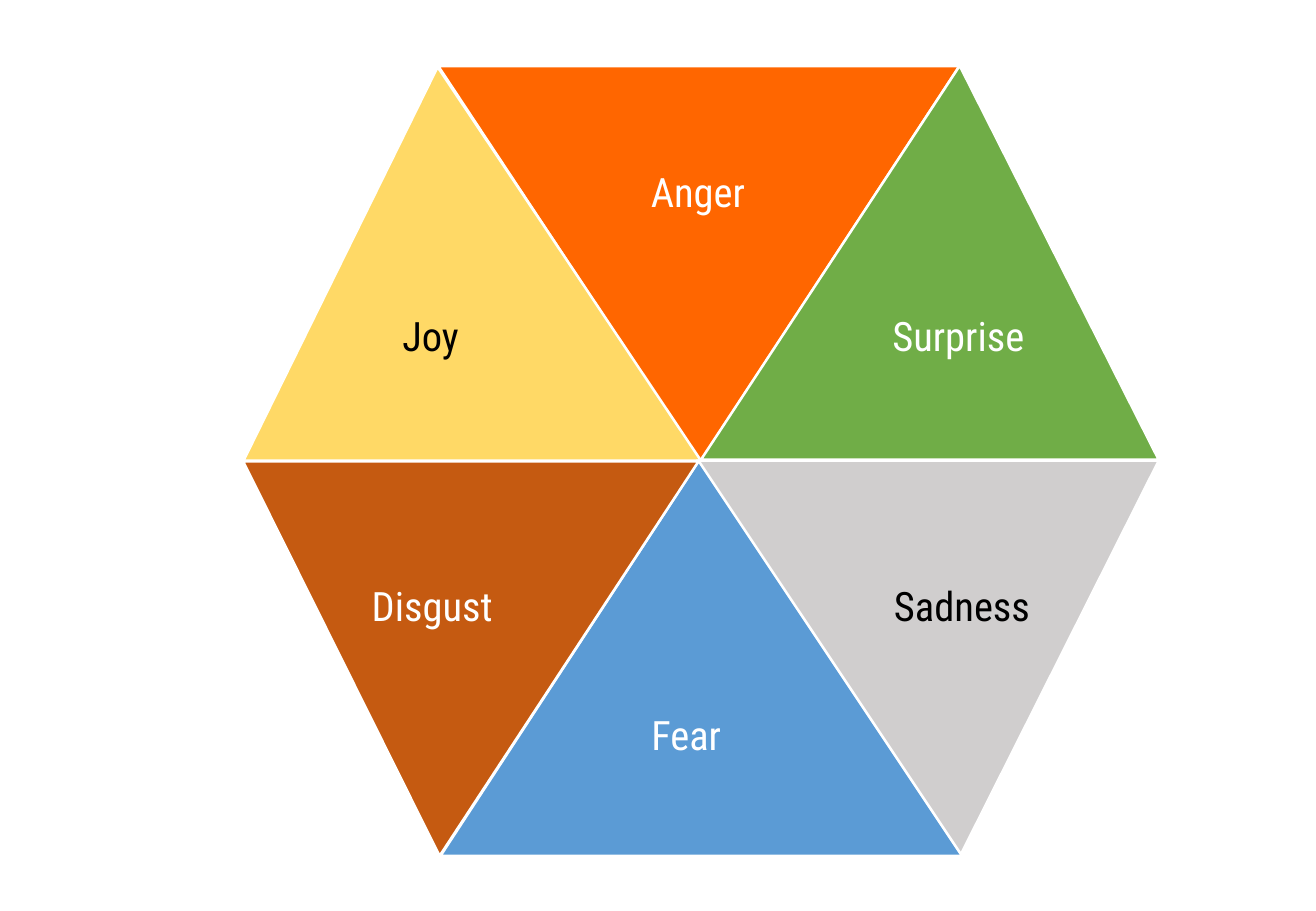
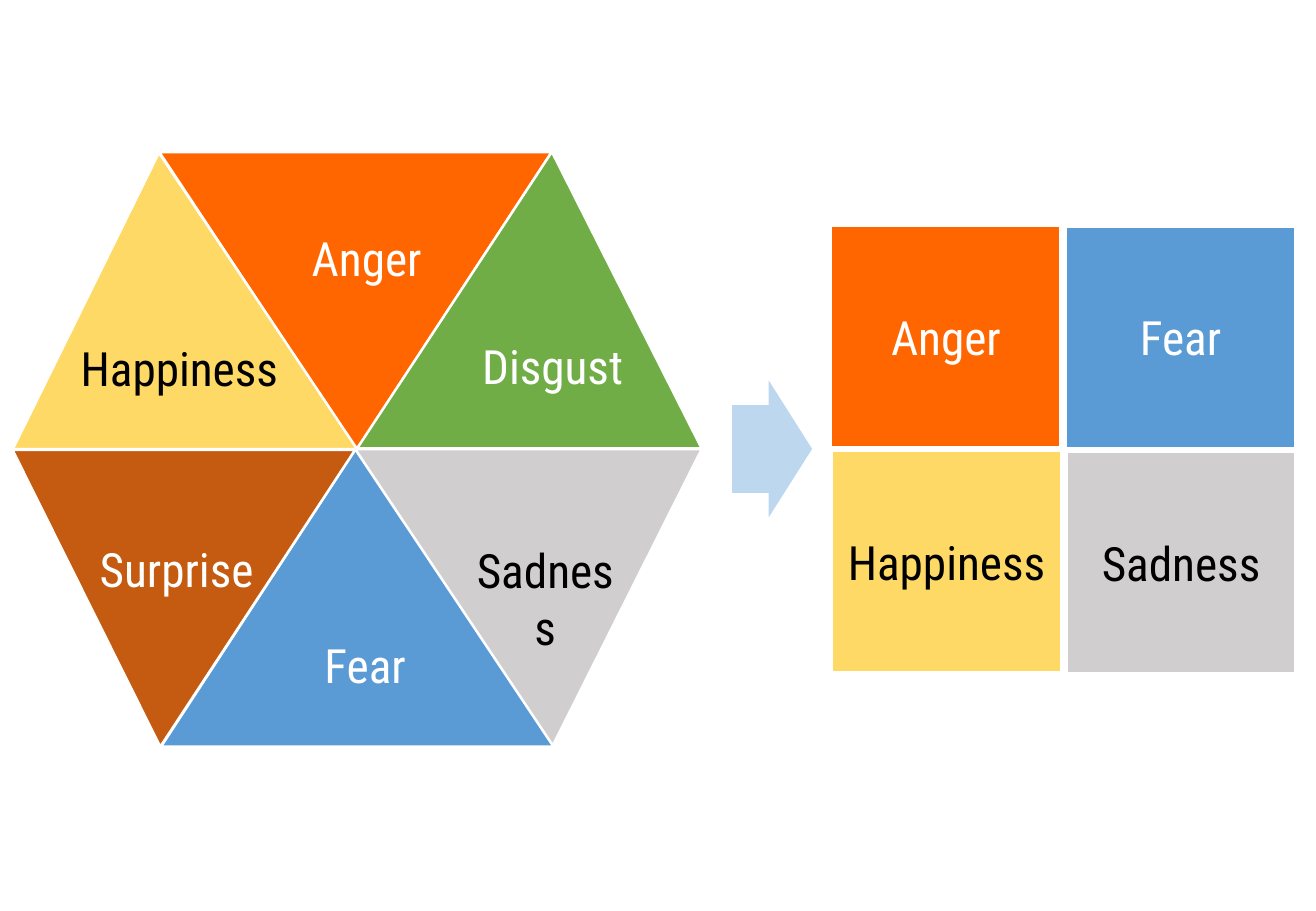
Before and after one commit to romyngo/mcm-thesis, a slide deck: slide 4 of Drawings/Drawing.pptx. Drawn at 1316x911 pixels with LibreOffice and Linux fonts; fonts in the diff are those of the drawing. Boxes give left, top, right and bottom in pixels: in the first picture for what was removed or moved away, otherwise in the second. Text is boxed around its words. In the diff, an @@ line names an element or a change of style, - is before the commit and + after.

```diff
--- a/Drawings/Drawing.pptx
+++ b/Drawings/Drawing.pptx
@@ triangle resized from (x1=243, y1=67, x2=701, y2=461) to (x1=12, y1=153, x2=356, y2=450) @@
@@ triangle resized from (x1=439, y1=66, x2=960, y2=462) to (x1=159, y1=152, x2=552, y2=450) @@
@@ triangle resized from (x1=701, y1=66, x2=1159, y2=459) to (x1=357, y1=152, x2=702, y2=448) @@
@@ text "Anger" moved from (x1=651, y1=178, x2=745, y2=216) to (x1=312, y1=242, x2=422, y2=286) @@
@@ text removed at (x1=402, y1=322, x2=458, y2=360) @@
-Joy
@@ size 24 to 28 pt; alignment left to centre in 5 elements at (x1=312, y1=242, x2=422, y2=286), (x1=324, y1=649, x2=405, y2=684), (x1=454, y1=536, x2=637, y2=605), (x1=100, y1=553, x2=254, y2=597), (x1=482, y1=350, x2=623, y2=394) @@
@@ text "Disgust" moved from (x1=372, y1=592, x2=493, y2=630) to (x1=482, y1=350, x2=623, y2=394) @@
@@ group added at (x1=81, y1=226, x2=1297, y2=673): 4 rectangles, 1 text, 1 down arrow @@
+Happiness
+Anger
+Fear
+Happiness
+Sadness
@@ triangle resized from (x1=243, y1=462, x2=699, y2=857) to (x1=12, y1=450, x2=355, y2=747) @@
@@ triangle resized from (x1=441, y1=461, x2=964, y2=857) to (x1=160, y1=450, x2=554, y2=747) @@
@@ triangle resized from (x1=699, y1=461, x2=1159, y2=854) to (x1=355, y1=450, x2=701, y2=746) @@
@@ text "Surprise" moved from (x1=892, y1=322, x2=1024, y2=360) to (x1=100, y1=553, x2=254, y2=597) @@
@@ text "Sadness" moved from (x1=894, y1=590, x2=1030, y2=622) to (x1=454, y1=536, x2=637, y2=605) @@
@@ text "Fear" moved from (x1=651, y1=721, x2=721, y2=751) to (x1=324, y1=649, x2=405, y2=684) @@
```
Also in this commit, not shown: 1 other slide changed, 1 slide added, 8 other files.
